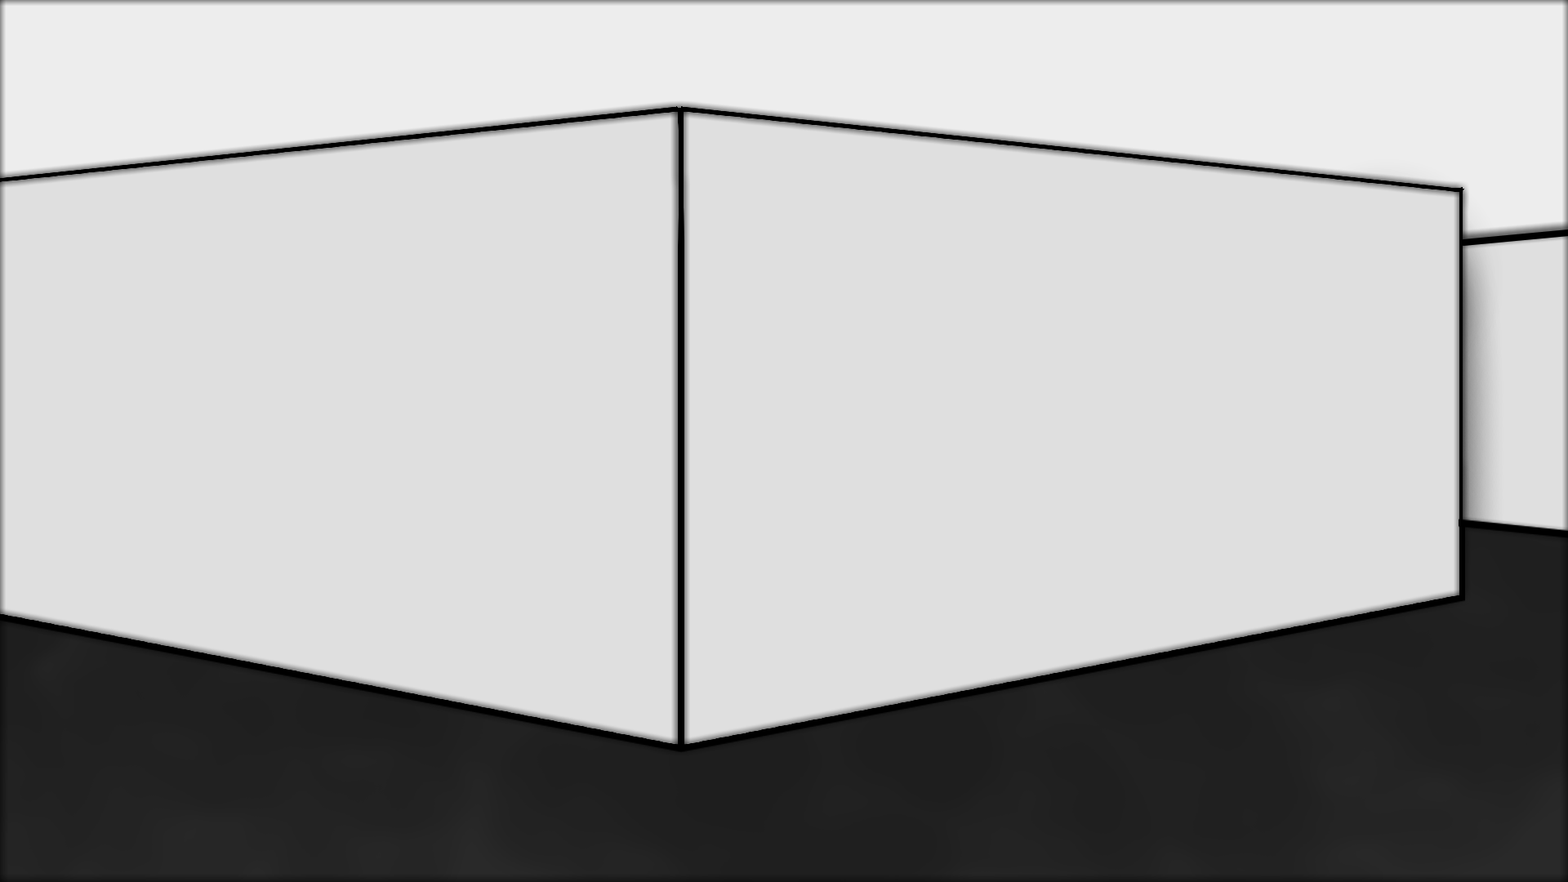
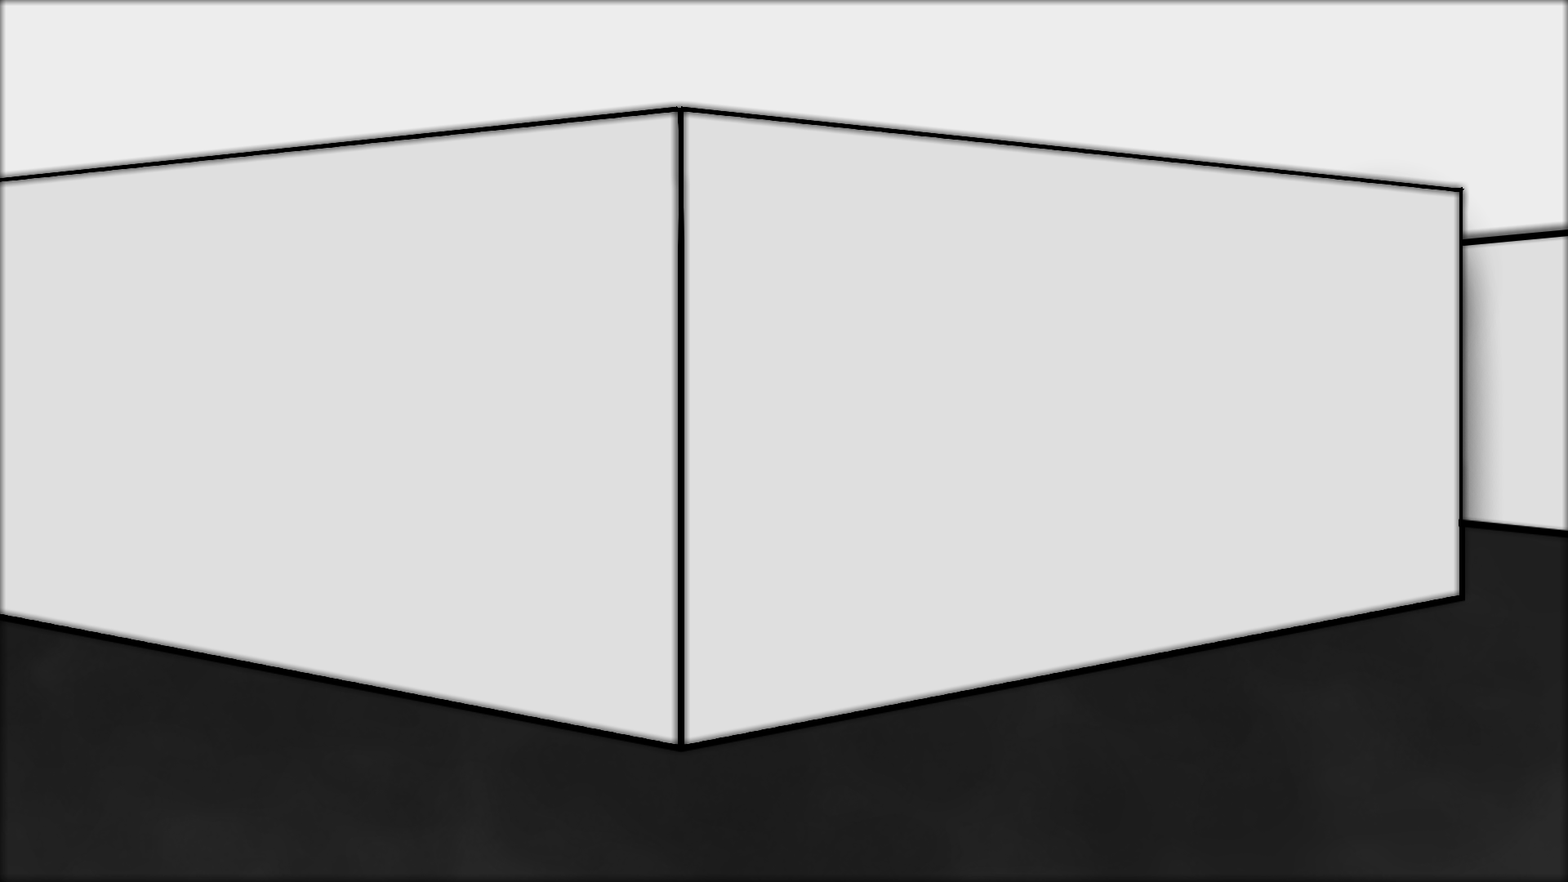
Comparing the layer stacks of the two (1568, 882) images. Changes:
painted on "Paint Layer 10" over [3, 623, 1508, 882]
painted on "Paint Layer 6" over [3, 623, 1464, 784]
painted on "Paint Layer 5" (4th of 5) over [3, 623, 1508, 784]
painted on "Paint Layer 7" over [3, 623, 1508, 882]